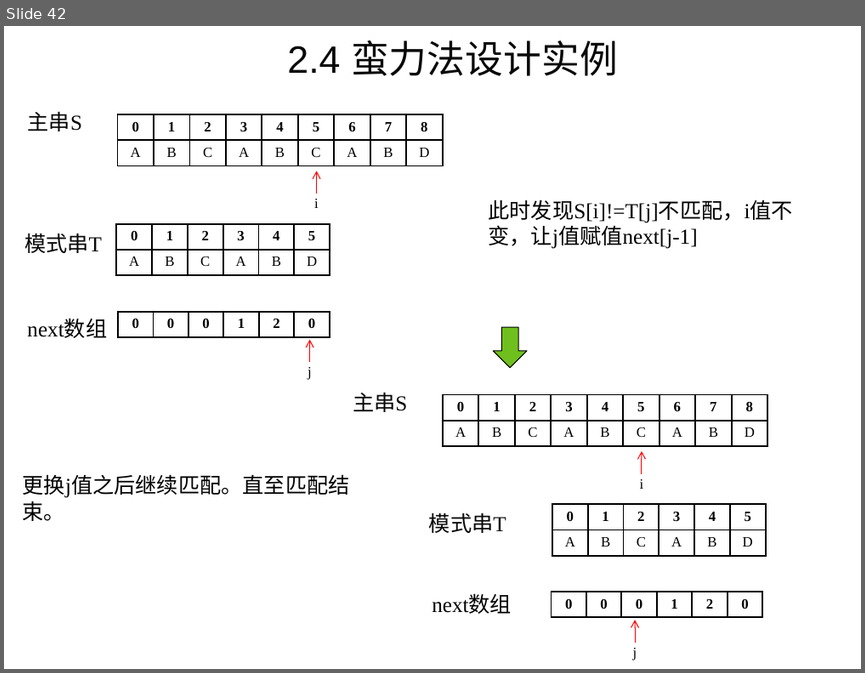
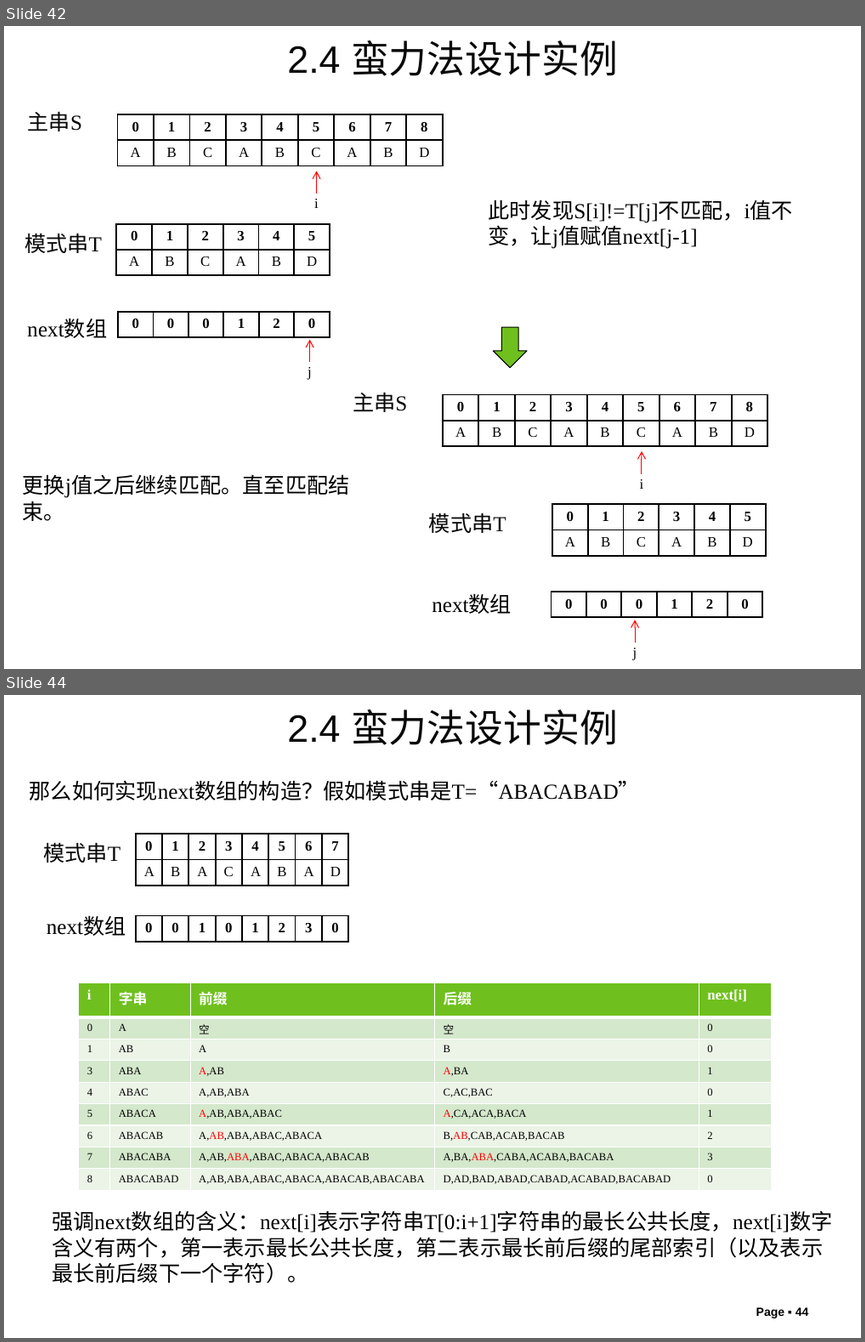
Before and after one commit to liutongling/DP, a slide deck: file/第2章 蛮力法.pptx. Shown one above the other, each under a label of ours: slide 42 before the commit, slides 42 and 44 after it; the slides between them are not shown. The pictures are 865x673 and 865x1342 pixels, drawn with LibreOffice and Linux fonts; fonts in the diff are those of the drawing; background and template pictures are left out. Boxes give left, top, right and bottom in pixels: in the first picture for what was removed or moved away, otherwise in the second. Text is boxed around its words. In the diff, an @@ line names an element or a change of style, - is before the commit and + after.

Commit message:
修改第二章蛮力算法

```diff
--- a/file/第2章 蛮力法.pptx
+++ b/file/第2章 蛮力法.pptx
@@ slide 44 added at [4,695,861,1338], background #FFFFFF @@
@@ text added at [287,709,618,745], 32 pt, text #080808 @@
+2.4 蛮力法设计实例
@@ text added at [30,780,640,800], 18 pt, text #000000 @@
+那么如何实现next数组的构造？假如模式串是T=“ABACABAD”
@@ text added at [43,842,120,862], 18 pt, text #080808 @@
+模式串T
@@ table added at [135,834,347,885], 2 rows, 8 columns @@
+0 | 1 | 2 | 3 | 4 | 5 | 6 | 7
+A | B | A | C | A | B | A | D
@@ text added at [46,917,126,936], 18 pt, text #000000 @@
+next数组
@@ table added at [135,915,347,967], 1 rows, 8 columns @@
+0 | 0 | 1 | 0 | 1 | 2 | 3 | 0
@@ table added at [79,983,771,1191], 9 rows, 5 columns @@
+i | 字串 | 前缀 | 后缀 | next[i]
+0 | A | 空 | 空 | 0
+1 | AB | A | B | 0
+3 | ABA | A,AB | A,BA | 1
+4 | ABAC | A,AB,ABA | C,AC,BAC | 0
+5 | ABACA | A,AB,ABA,ABAC | A,CA,ACA,BACA | 1
+6 | ABACAB | A,AB,ABA,ABAC,ABACA | B,AB,CAB,ACAB,BACAB | 2
+7 | ABACABA | A,AB,ABA,ABAC,ABACA,ABACAB | A,BA,ABA,CABA,ACABA,BACABA | 3
+8 | ABACABAD | A,AB,ABA,ABAC,ABACA,ABACAB,ABACABA | D,AD,BAD,ABAD,CABAD,ACABAD,BACABAD | 0
@@ text added at [52,1210,833,1283], 18 pt, text #000000 @@
+强调next数组的含义：next[i]表示字符串T[0:i+1]字符串的最长公共长度，next[i]数字含义有两个，第一表示最长公共长度，第二表示最长前后缀的尾部索引（以及表示最长前后缀下一个字符）。
@@ page number added at [756,1307,809,1318], 10 pt, text #000000, bold @@
+Page ▪ 44
```
Also in this commit, not shown: 3 other slides added, 1 other file.
